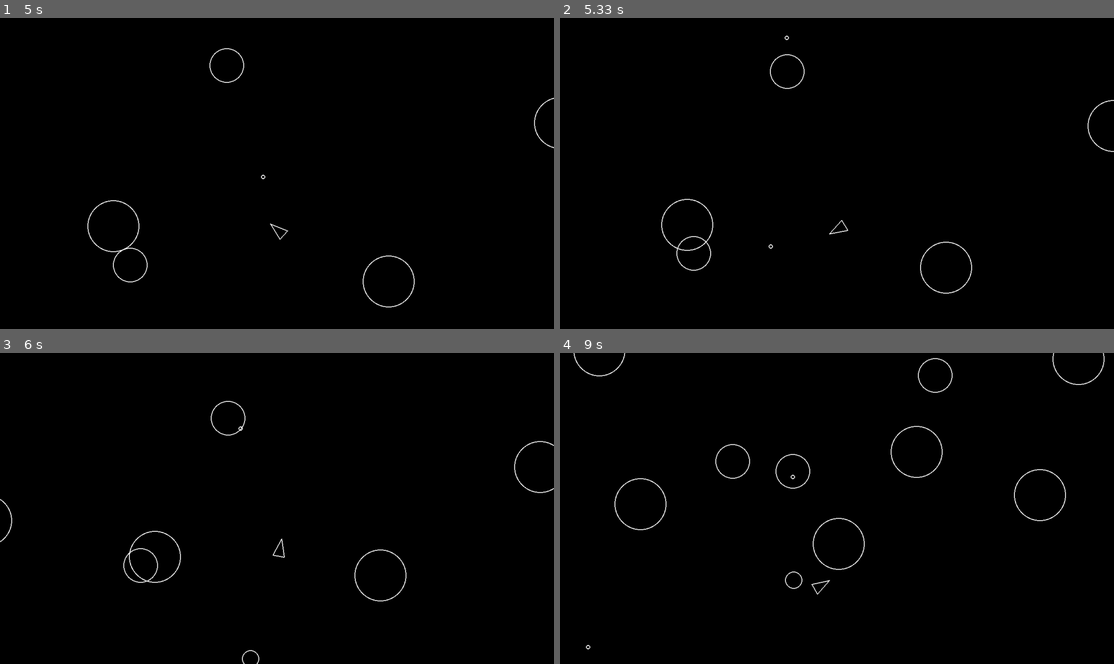
Above: before the commit, frames 1-4 (two rows, left to right).
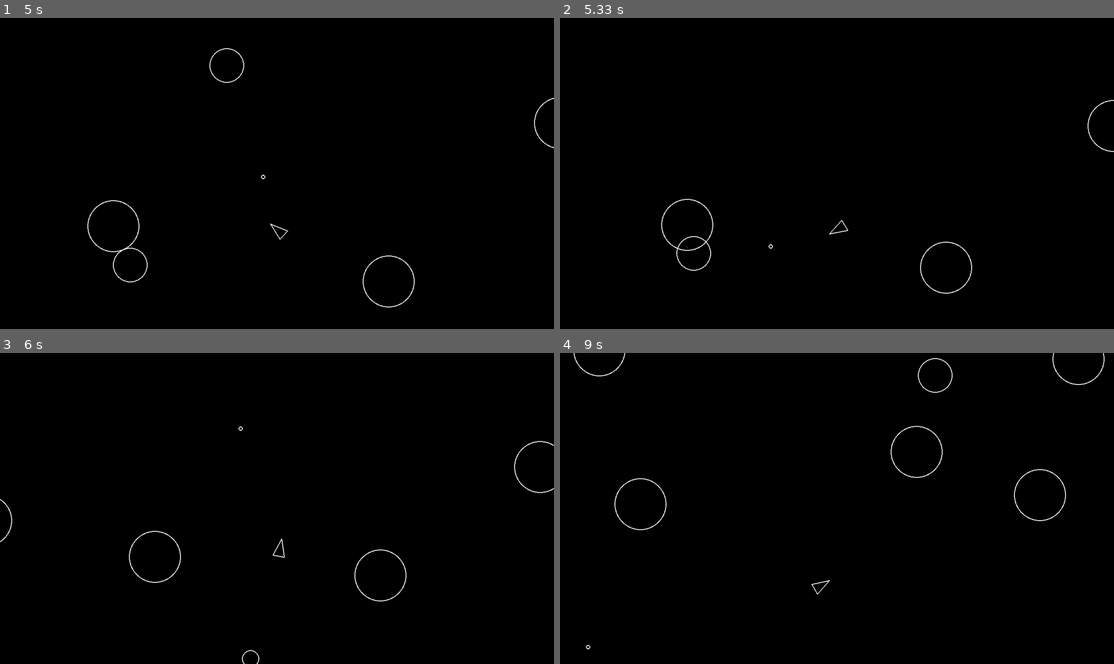
Above: after the commit, the same moments.

Repository: josesanchez79/asteroids
Game: pygame game, started from main.py
Two runs of this game, one before a commit and one after it. Both use one fixed random seed, a clock stepped at 60 frames per second and the inputs below.
Inputs:
- Up to frame 1 (5 s): tap Space at 0.33, 2.97, 3.27, 3.4, 3.8, 4.1, 4.47, 4.87 s; hold D 0.67-1.13 s; hold W 1.17-1.47 s; hold D 1.5-1.97 s; hold A 2-2.53 s; hold S 2.57-2.87 s; hold A 2.9-3.3 s; hold W 3.33-3.7 s; hold D 3.73-4.37 s; hold S 4.4-4.77 s; hold A from 4.8 s (still down)
- Up to frame 2 (5.33 s): tap Space at 5.17 s; release A at 5.27 s; hold D from 5.3 s (still down)
- Up to frame 3 (6 s): tap Space at 5.37, 5.67, 5.87 s; release D at 5.77 s; hold W from 5.8 s (still down)
- Up to frame 4 (9 s): release W at 6.1 s; hold D 6.13-6.6 s; tap Space at 6.2, 6.5, 6.7, 7, 7.27, 7.6, 7.9, 8.03, 8.43, 8.73 s; hold A 6.63-7.17 s; hold S 7.2-7.5 s; hold A 7.53-7.93 s; hold W 7.97-8.33 s; hold D from 8.37 s (still down)

Frame 1 is identical in both runs. In frame 2, 0.1% of the frame differs, in the area x 37-45%, y 5-23%; in frame 3, 0.2%; in frame 4, 0.3%, in the area x 28-55%, y 29-76%.

Commit message:
added destroy function to destroy both asteroid and shot on collition

Diff:
--- a/main.py
+++ b/main.py
@@ -44,6 +44,12 @@
                 print("Game over!")
                 sys.exit()
 
+        for obj in asteroids:
+            for objs in shots:
+                if obj.collision(objs):
+                    pygame.sprite.Sprite.kill(obj)
+                    pygame.sprite.Sprite.kill(objs)
+
         for shot in shots:
             shot.update(dt)
             shot.draw(screen)
